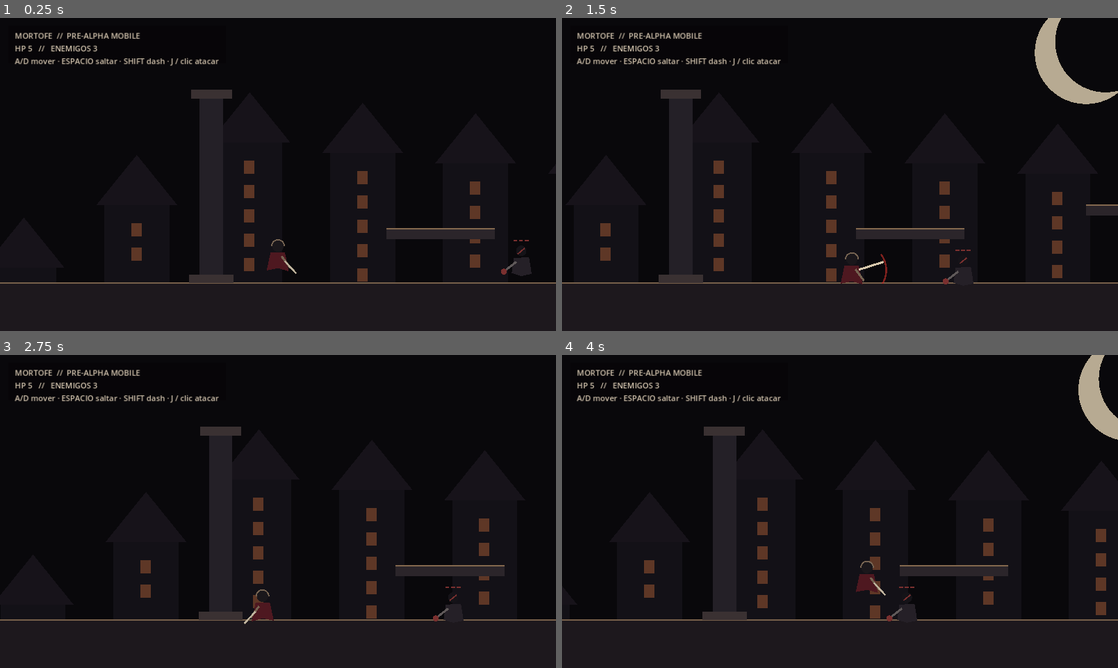
Above: before the commit, frames 1-4 (two rows, left to right).
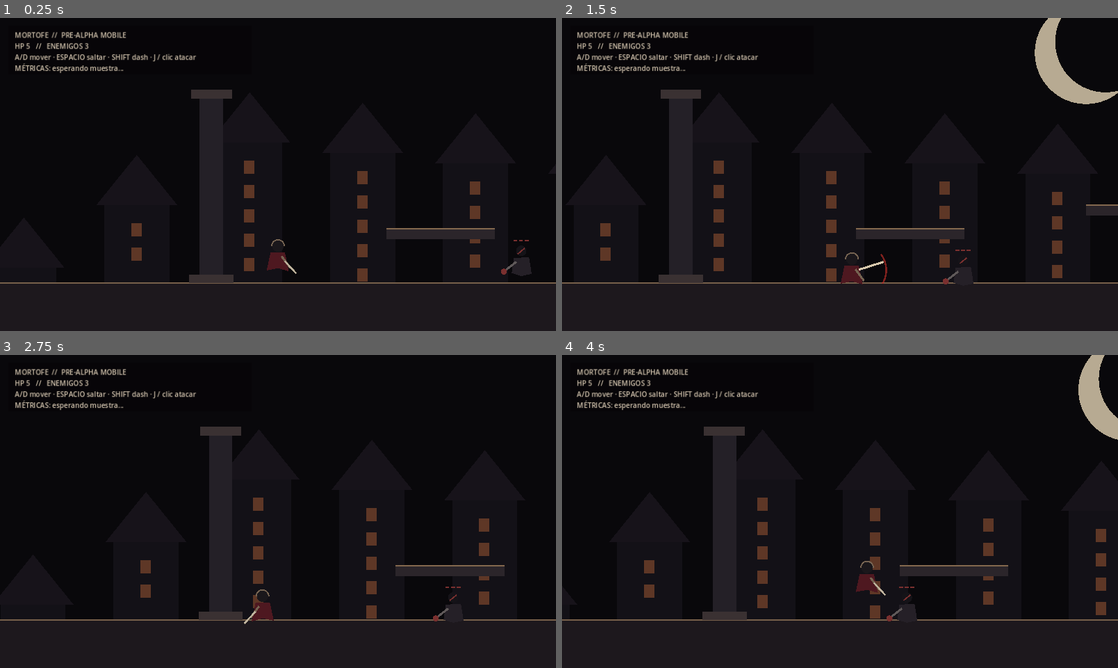
Above: after the commit, the same moments.

Repository: heliossamuelhernandezreyes/Godot-juegos-2d
Game: Godot game, scene res://main.tscn
Same seed, same stepped clock (60 frames per second), same inputs: the game is played once before the commit and once after it.
Inputs (mouse positions are in pixels of both pictures, inside the frame that each line leads up to):
- Up to frame 1 (0.25 s): no input
- Up to frame 2 (1.5 s): tap Enter at 0.5 s; move the mouse to (962, 158) at 0.52 s; hold D (move_right) 0.53-1.25 s; tap J (attack) at 0.6 s; click (962, 158) at 0.67 s; tap Space (jump) at 0.77 s; drag from (728, 190) to (873, 243) at 1.27 s
- Up to frame 3 (2.75 s): move the mouse to (333, 442) at 2.02 s; hold A (move_left) from 2.03 s (still down); tap K at 2.1 s
- Up to frame 4 (4 s): release A (move_left) at 2.75 s; drag from (812, 574) to (673, 464) at 2.77 s; move the mouse to (1006, 558) at 3.52 s; hold D (move_right) from 3.53 s (still down); tap Shift (dash) at 3.6 s; tap Space (jump) at 3.77 s

The runs differ from the first frame. In frame 1, 1.5% of the frame differs, in the area x 2-40%, y 4-18%; in frame 2, 1.5%; in frame 3, 1.5%; in frame 4, 1.5%.

Commit message:
feat(mortofe): show frame telemetry in mobile HUD

Diff:
--- a/Mortofe/scripts/main.gd
+++ b/Mortofe/scripts/main.gd
@@ -10,6 +10,7 @@
 var hud_panel: ColorRect
 var enemy_count := 0
 var mobile_controls: Control
+var mobile_metrics_text := "MÉTRICAS: esperando muestra..."
 
 func _ready() -> void:
 	_install_input_map()
@@ -30,7 +31,7 @@
 			player.velocity = Vector2.ZERO
 		if is_instance_valid(hud_status):
 			var controls_line := "CONTROLES TÁCTILES ACTIVOS" if is_instance_valid(mobile_controls) and mobile_controls.controls_active else "A/D mover · ESPACIO saltar · SHIFT dash · J / clic atacar"
-			hud_status.text = "MORTOFE  //  PRE-ALPHA MOBILE\nHP %d   //   ENEMIGOS %d\n%s" % [player.health, enemy_count, controls_line]
+			hud_status.text = "MORTOFE  //  PRE-ALPHA MOBILE\nHP %d   //   ENEMIGOS %d\n%s\n%s" % [player.health, enemy_count, controls_line, mobile_metrics_text]
 
 func _draw() -> void:
 	# Placeholder visual deliberately code-driven: it tests gameplay before final art lands.
@@ -108,11 +109,11 @@
 	layer.layer = 10
 	add_child(layer)
 	hud_panel = ColorRect.new()
-	hud_panel.size = Vector2(500, 86)
+	hud_panel.size = Vector2(560, 112)
 	hud_panel.color = Color(0.025, 0.02, 0.03, 0.82)
 	layer.add_child(hud_panel)
 	hud_status = Label.new()
-	hud_status.add_theme_font_size_override("font_size", 18)
+	hud_status.add_theme_font_size_override("font_size", 16)
 	hud_status.add_theme_color_override("font_color", Color("d2c3ad"))
 	layer.add_child(hud_status)
 	_refresh_hud_layout()
@@ -138,6 +139,7 @@
 func _build_mobile_runtime() -> void:
 	var telemetry := MobileTelemetry.new()
 	telemetry.name = "MobileTelemetry"
+	telemetry.report_ready.connect(_on_mobile_report_ready)
 	add_child(telemetry)
 
 	var controls_layer := CanvasLayer.new()
@@ -147,6 +149,13 @@
 	mobile_controls = MobileControls.new()
 	mobile_controls.name = "MobileControls"
 	controls_layer.add_child(mobile_controls)
+
+func _on_mobile_report_ready(report: Dictionary) -> void:
+	var p50 := float(report.get("p50_ms", 0.0))
+	var p95 := float(report.get("p95_ms", 0.0))
+	var p99 := float(report.get("p99_ms", 0.0))
+	var approx_fps := 1000.0 / maxf(p50, 0.001)
+	mobile_metrics_text = "~%.0f FPS · p50 %.2f ms · p95 %.2f ms · p99 %.2f ms" % [approx_fps, p50, p95, p99]
 
 func _install_input_map() -> void:
 	_ensure_action("move_left", [KEY_A, KEY_LEFT])
